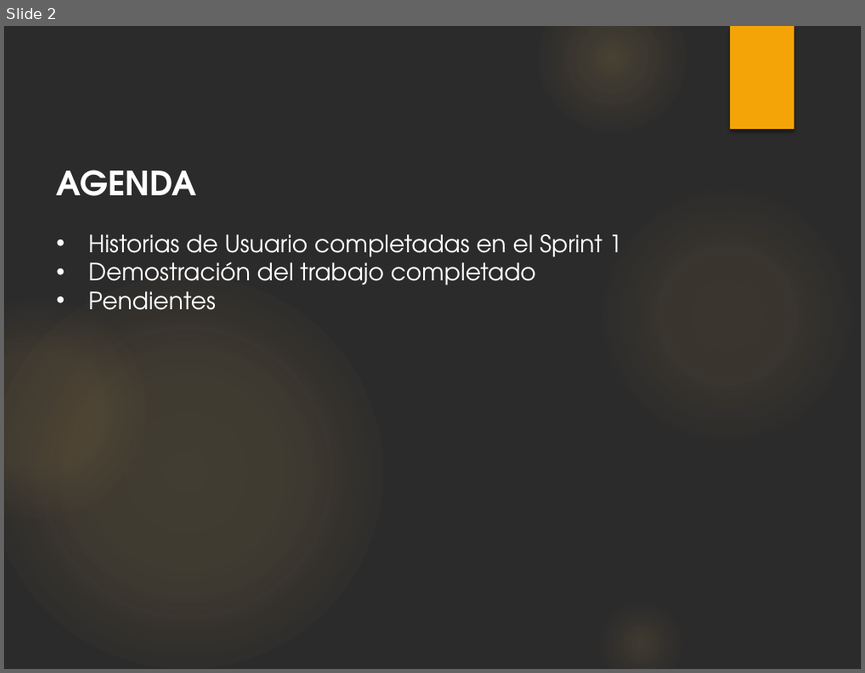
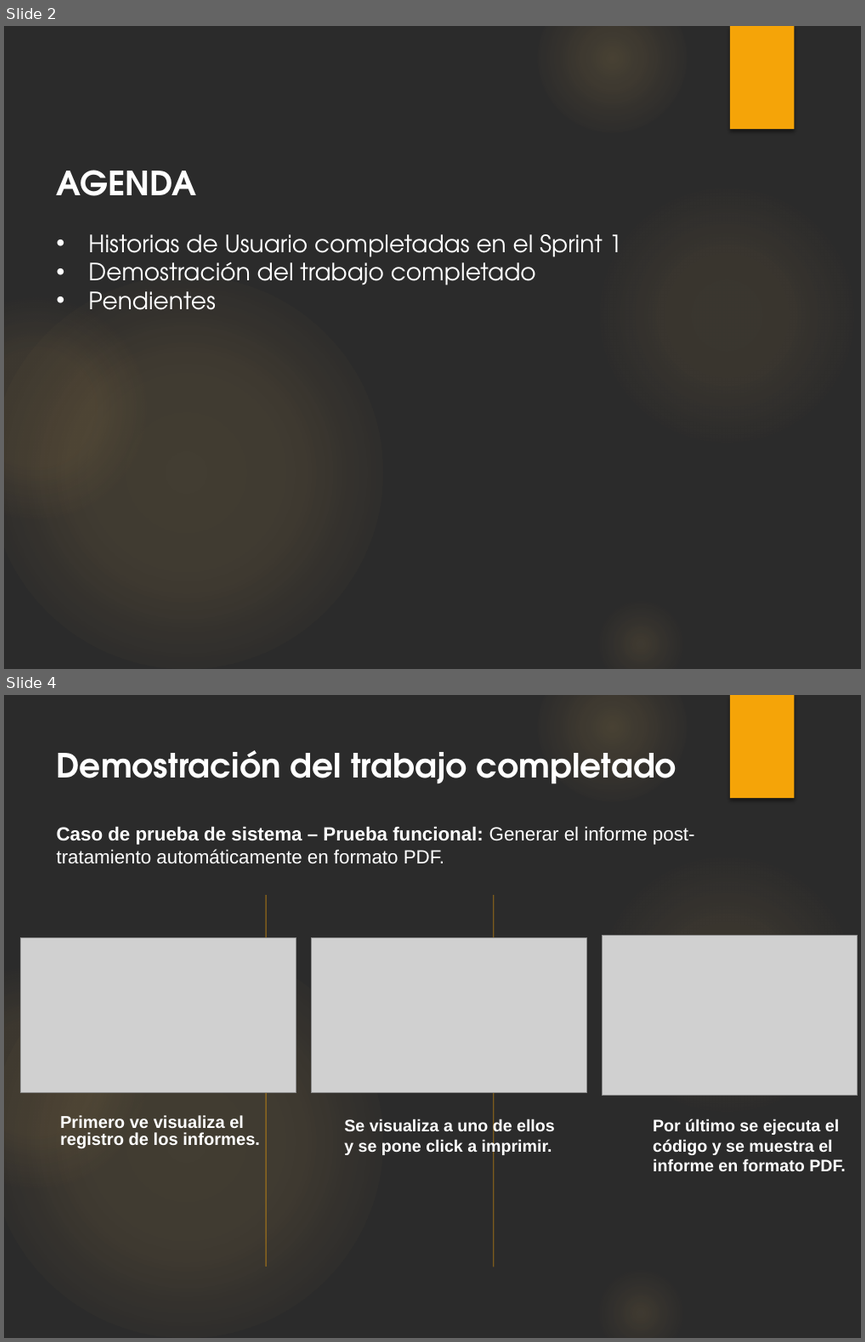
Before and after one commit to chrishvk/Modulo---Informes--TP2, a slide deck: Docs/INSPECCIÓN 3/16052024 - 8. Revisión del Sprint 1.pptx. Shown one above the other, each under a label of ours: slide 2 before the commit, slides 2 and 4 after it; the slides between them are not shown. The pictures are 865x673 and 865x1342 pixels, drawn with LibreOffice and Linux fonts; fonts in the diff are those of the drawing; grey boxes stand for pictures; background and template pictures are left out; a plain dark background stands for a picture behind light text. Boxes give left, top, right and bottom in pixels: in the first picture for what was removed or moved away, otherwise in the second. Text is boxed around its words. In the diff, an @@ line names an element or a change of style, - is before the commit and + after.

```diff
--- a/Docs/INSPECCIÓN 3/16052024 - 8. Revisión del Sprint 1.pptx
+++ b/Docs/INSPECCIÓN 3/16052024 - 8. Revisión del Sprint 1.pptx
@@ slide 4 added at <box>4,695,861,1338</box>, background picture (left out); not listed: 6 template elements that a slide beside it also shows @@
@@ text added at <box>57,750,676,784</box>, 28 pt, text #FFFFFF, bold @@
+Demostración del trabajo completado
@@ text added at <box>57,826,695,864</box>, 16 pt, text #FFFFFF @@
+Caso de prueba de sistema – Prueba funcional: Generar el informe post-tratamiento automáticamente en formato PDF.
@@ line added from (266, 895) to (266, 1266), #F5A408 1 pt @@
@@ line added from (494, 895) to (494, 1266), #F5A408 1 pt @@
@@ picture added at <box>21,937,296,1093</box> @@
@@ picture added at <box>312,937,586,1093</box> @@
@@ picture added at <box>602,935,857,1095</box> @@
@@ text added at <box>60,1115,260,1148</box>, 14.4 pt, text #FFFFFF, bold @@
+Primero ve visualiza el registro de los informes.
@@ text added at <box>344,1118,555,1156</box>, 14 pt, text #FFFFFF, bold @@
+Se visualiza a uno de ellos y se pone click a imprimir.
@@ text added at <box>653,1118,846,1171</box>, 14 pt, text #FFFFFF, bold @@
+Por último se ejecuta el código y se muestra el informe en formato PDF.
```
Also in this commit, not shown: 1 slide changed, 2 other slides added, 2 slides removed, 3 other files.
